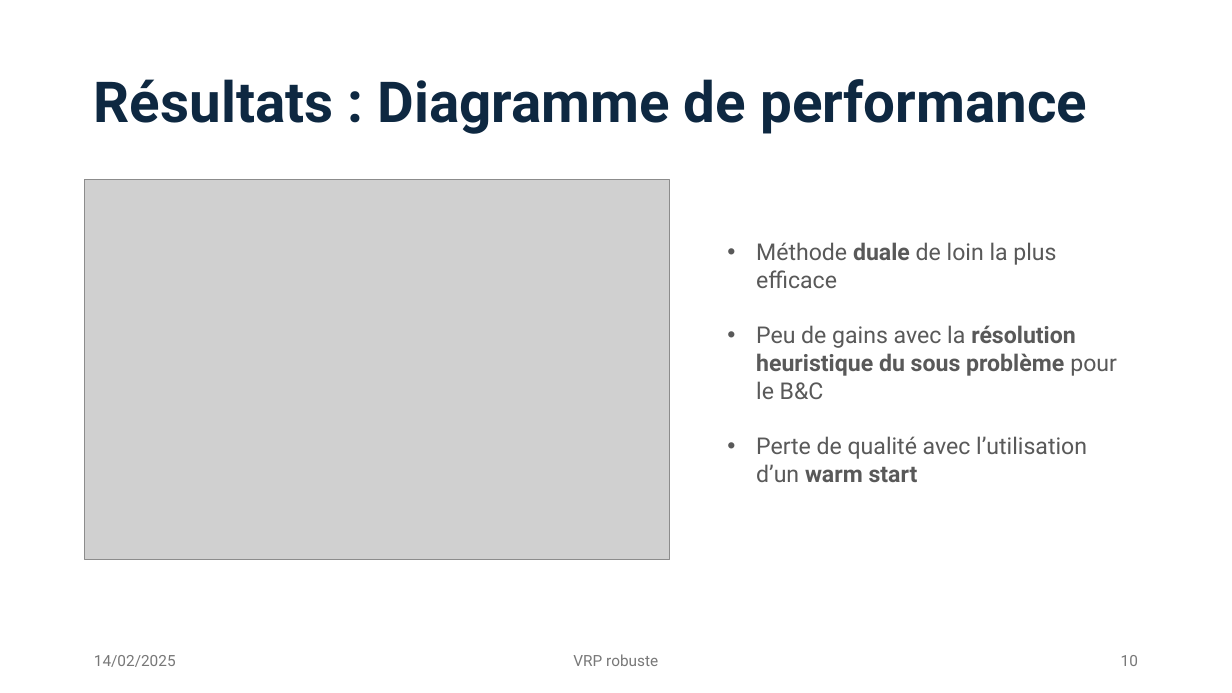
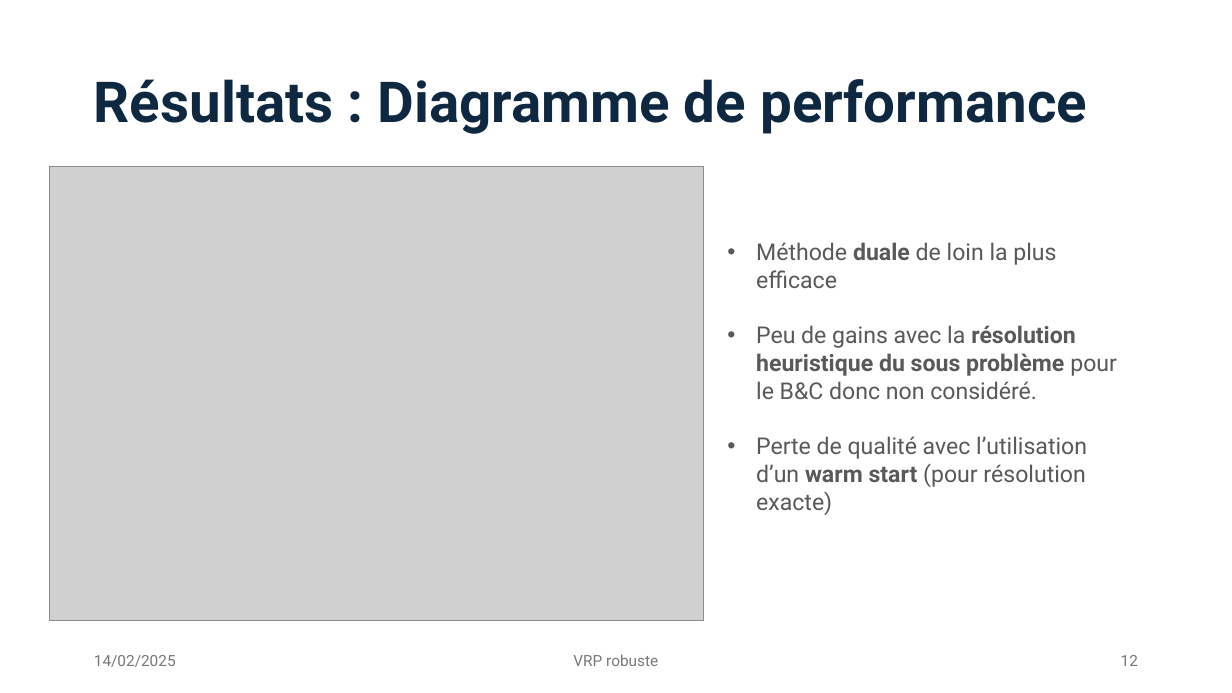
Before and after one commit to Darthkiller2Jr/projet_mpro, a slide deck: slide 12 of Présentation Projet.pptx (slide 10 before the commit). Drawn at 1232x693 pixels with LibreOffice and Linux fonts; fonts in the diff are those of the drawing; grey boxes stand for pictures. Boxes give left, top, right and bottom in pixels: in the first picture for what was removed or moved away, otherwise in the second. Text is boxed around its words. In the diff, an @@ line names an element or a change of style, - is before the commit and + after.

Commit message:
ppt dim

```diff
--- a/Présentation Projet.pptx
+++ b/Présentation Projet.pptx
@@ picture: place and size @@
-picture at (85, 179, 670, 559)
+picture at (49, 166, 704, 621)
@@ text at (756, 325, 1117, 515): text changed @@
-• Peu de gains avec la résolution heuristique du sous problème pour le B&C
-• Perte de qualité avec l’utilisation d’un warm start
+• Peu de gains avec la résolution heuristique du sous problème pour le B&C donc non considéré.
+• Perte de qualité avec l’utilisation d’un warm start (pour résolution exacte)
@@ page number at (1121, 655, 1138, 666): text changed @@
-10
+12
```
Also in this commit, not shown: 3 other slides changed, 2 slides added.
